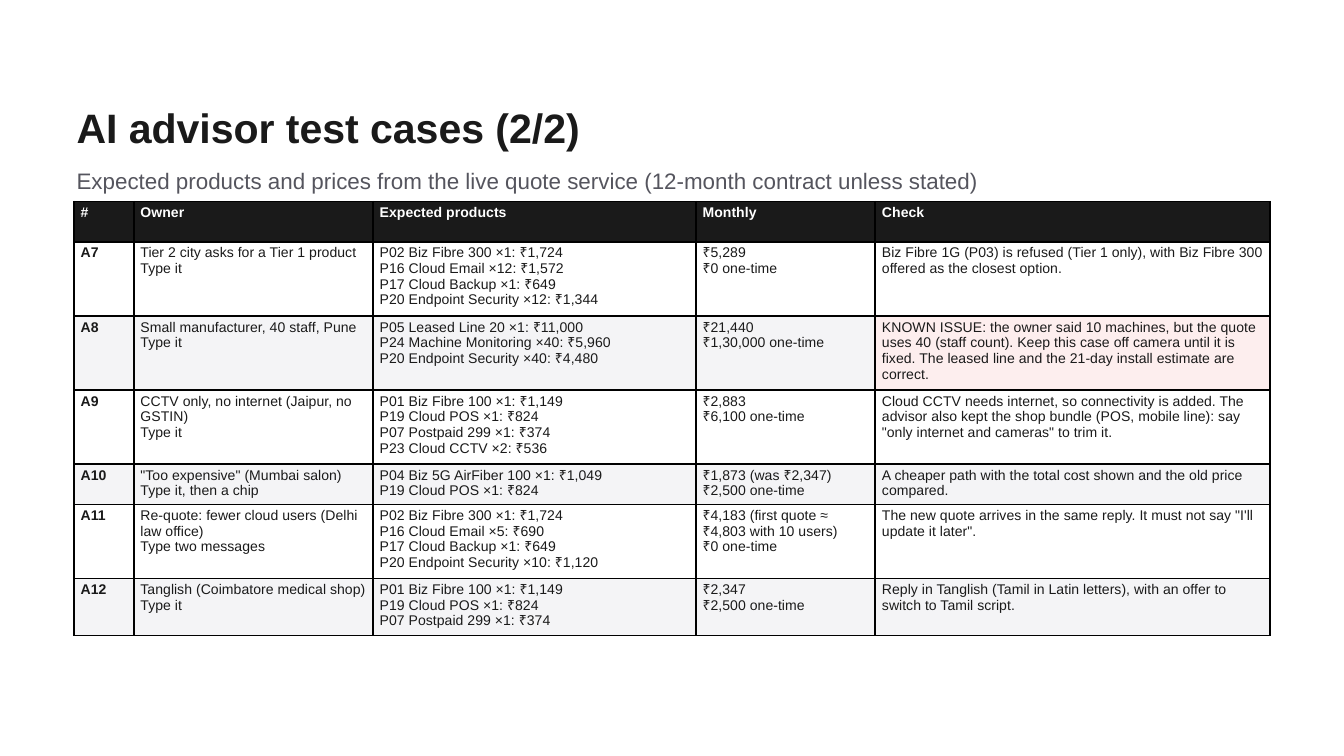
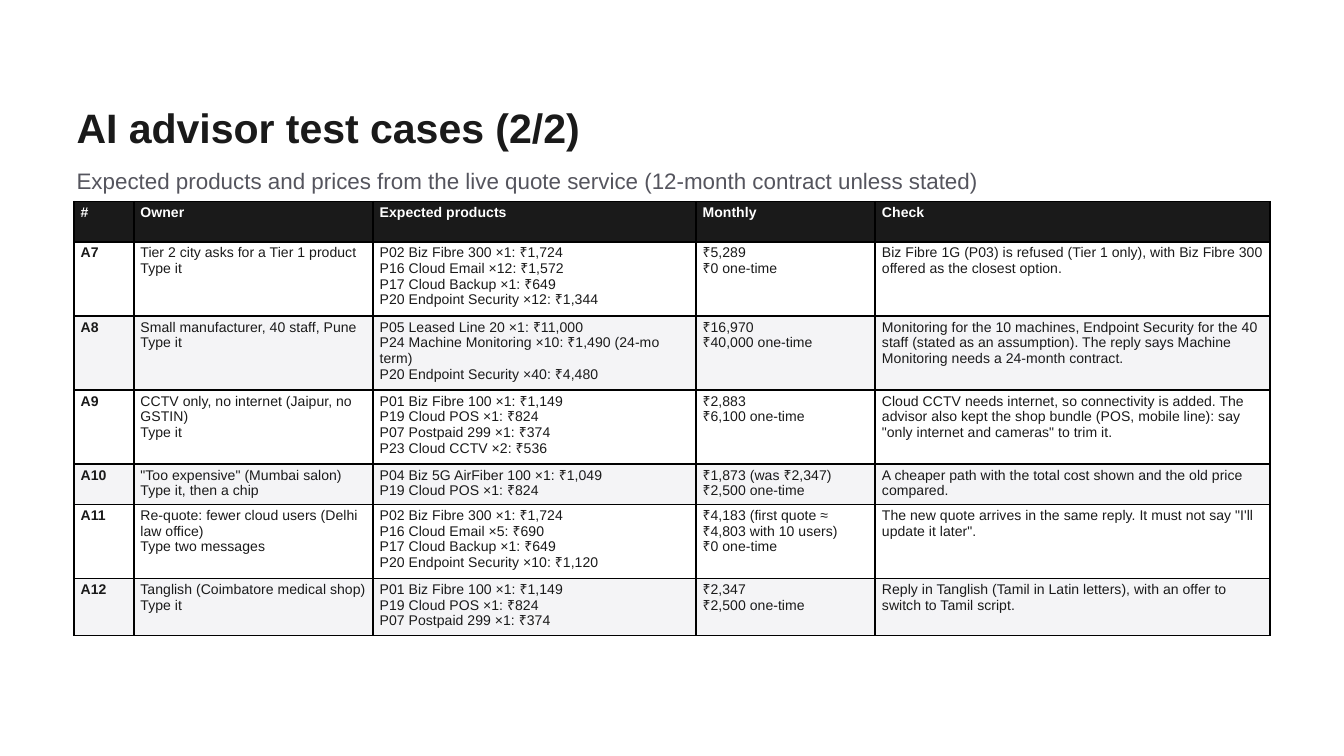
Before and after one commit to D-Vspec/AirtelHack, a slide deck: slide 6 of docs/video/Udyam_Digital_Video_Script.pptx. Drawn at 1344x756 pixels with LibreOffice and Linux fonts; fonts in the diff are those of the drawing; background and template pictures are left out. Boxes give left, top, right and bottom in pixels: in the first picture for what was removed or moved away, otherwise in the second. Text is boxed around its words. In the diff, an @@ line names an element or a change of style, - is before the commit and + after.

Commit message:
Advisor: machines counted apart from staff devices; no empty filler lines
'10 machines' sized Endpoint Security too. Machine Monitoring now has its own
count; the reply names longer minimum contracts and skips empty sections.

```diff
--- a/docs/video/Udyam_Digital_Video_Script.pptx
+++ b/docs/video/Udyam_Digital_Video_Script.pptx
@@ table at box(74, 202, 1270, 632) @@
-row 3: A8 | Small manufacturer, 40 staff, Pune / Type it | P05 Leased Line 20 ×1: ₹11,000 / P24 Machine Monitoring ×40: ₹5,960 / P20 Endpoint Security ×40: ₹4,480 | ₹21,440 / ₹1,30,000 one-time | KNOWN ISSUE: the owner said 10 machines, but the quote uses 40 (staff count). Keep this case off camera until it is fixed. The leased line and the 21-day install estimate are correct.
+row 3: A8 | Small manufacturer, 40 staff, Pune / Type it | P05 Leased Line 20 ×1: ₹11,000 / P24 Machine Monitoring ×10: ₹1,490 (24-mo term) / P20 Endpoint Security ×40: ₹4,480 | ₹16,970 / ₹40,000 one-time | Monitoring for the 10 machines, Endpoint Security for the 40 staff (stated as an assumption). The reply says Machine Monitoring needs a 24-month contract.
@@ fill #FDEEEE to #F4F4F6 in row 3, column 5 @@
```
Also in this commit, not shown: 1 other slide changed, 7 other files.
